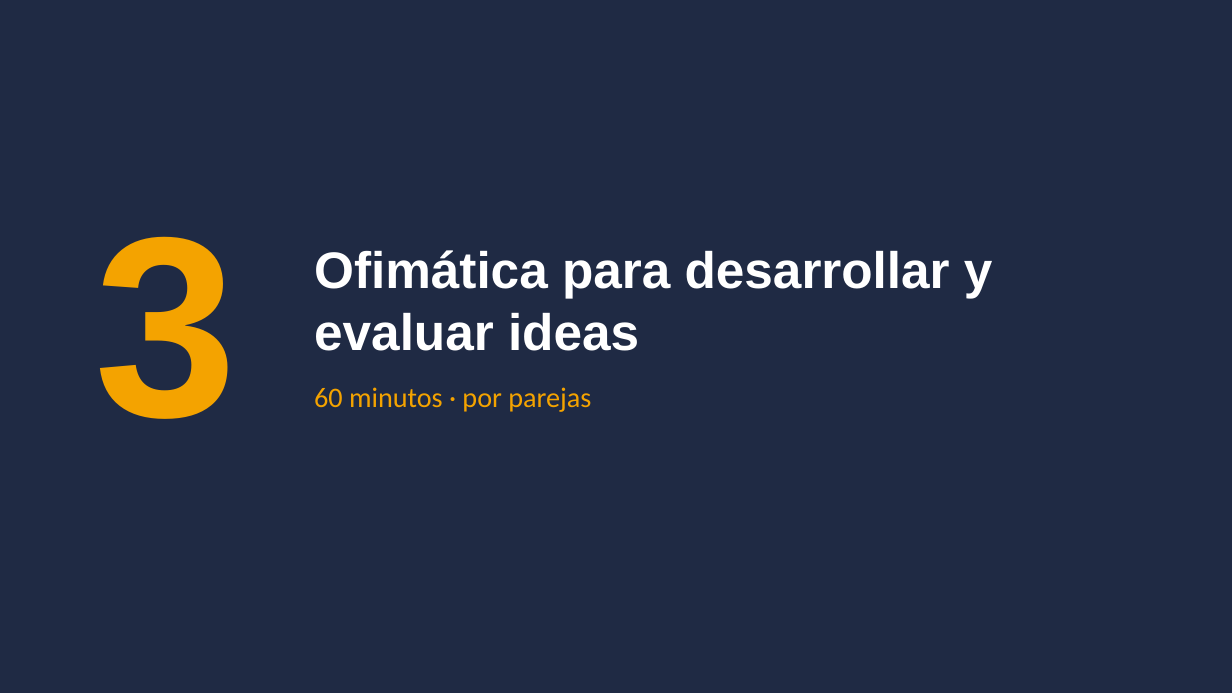
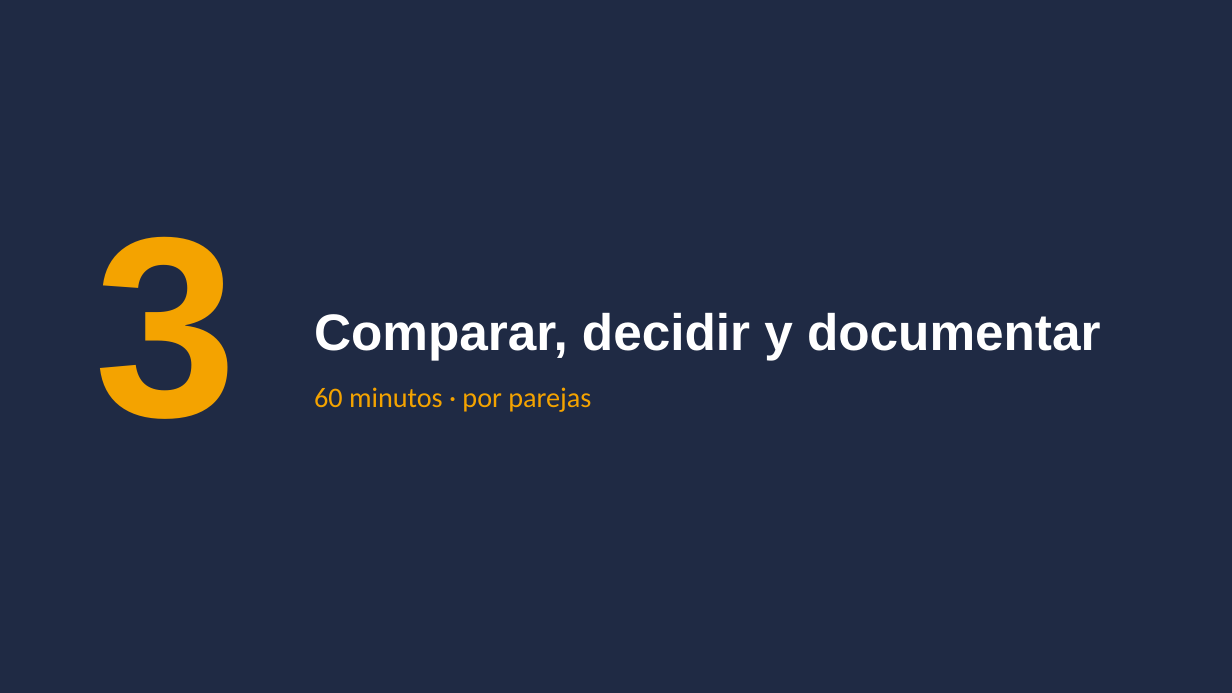
Before and after one commit to jjnieto/creatividad-ofimatica-ia, a slide deck: slide 1 of diapositivas/bloque3.pptx. Drawn at 1232x693 pixels with LibreOffice and Linux fonts; fonts in the diff are those of the drawing. Boxes give left, top, right and bottom in pixels: in the first picture for what was removed or moved away, otherwise in the second. Text is boxed around its words. In the diff, an @@ line names an element or a change of style, - is before the commit and + after.

```diff
--- a/diapositivas/bloque3.pptx
+++ b/diapositivas/bloque3.pptx
@@ title at bbox=[314, 312, 1100, 360]: text changed @@
-Ofimática para desarrollar y evaluar ideas
+Comparar, decidir y documentar
```
Also in this commit, not shown: 14 other slides changed, 1 slide added, 1 other file.
